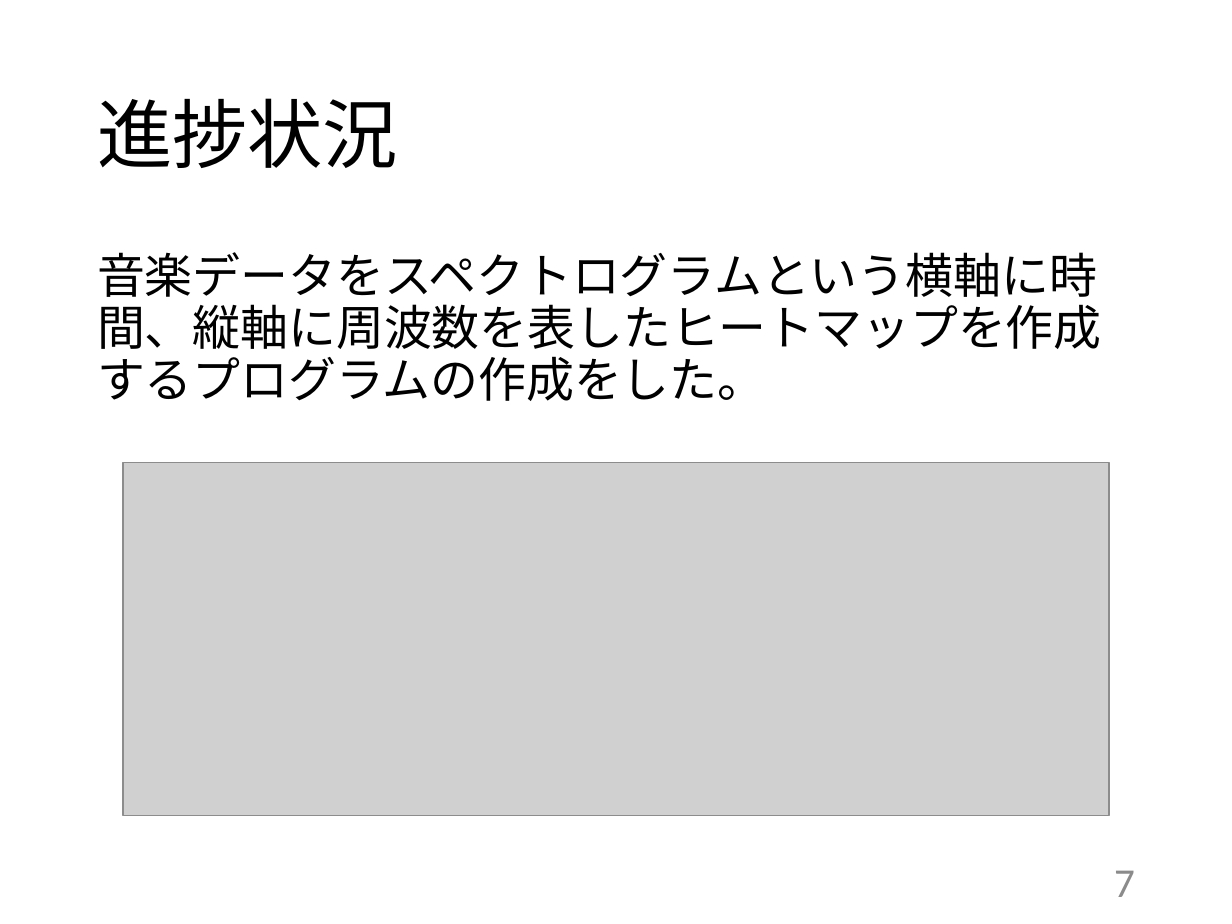
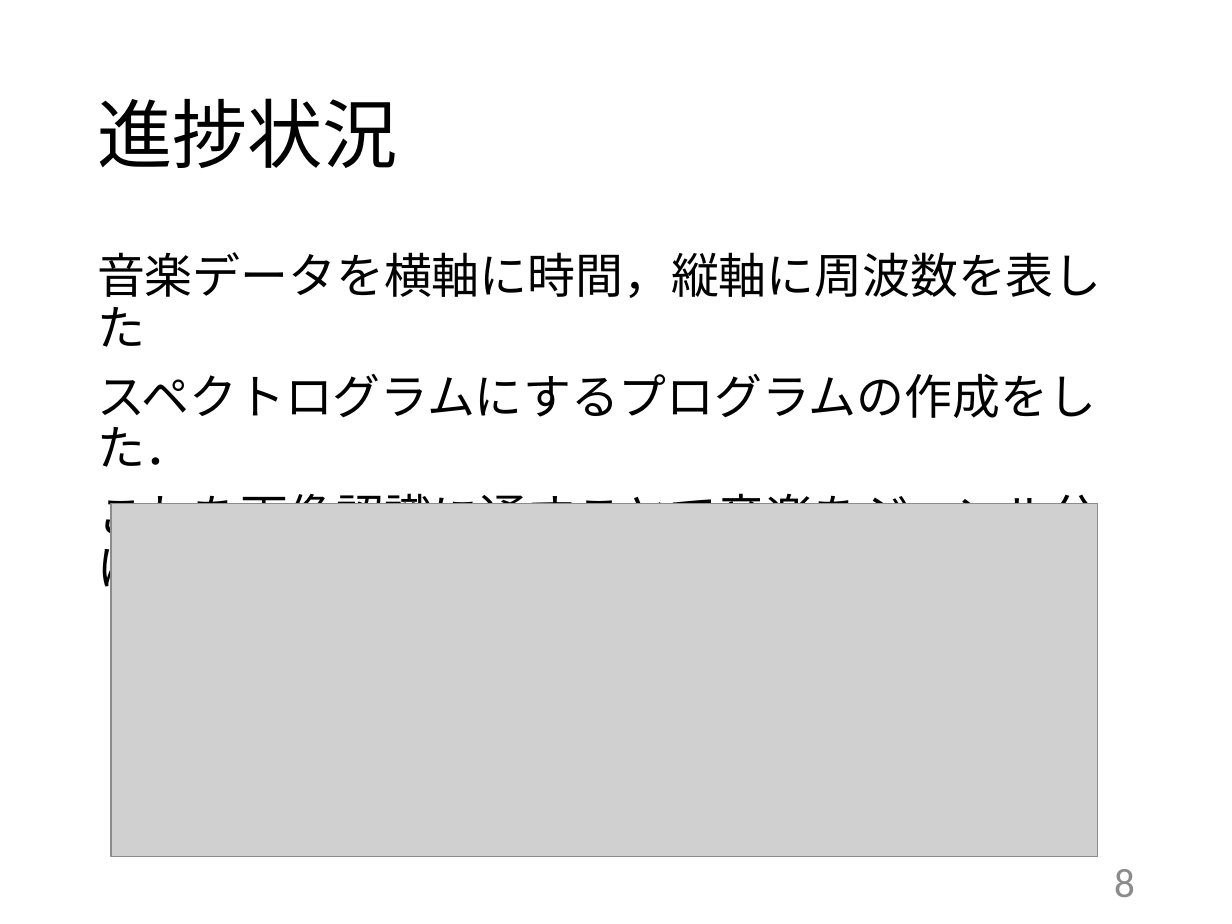
Before and after one commit to kait-takanolab/1821144-yoshii-thesis, a slide deck: slide 8 of 学部_中間発表_1821144.pptx (slide 7 before the commit). Drawn at 1232x924 pixels with LibreOffice and Linux fonts; fonts in the diff are those of the drawing; grey boxes stand for pictures. Boxes give left, top, right and bottom in pixels: in the first picture for what was removed or moved away, otherwise in the second. Text is boxed around its words. In the diff, an @@ line names an element or a change of style, - is before the commit and + after.

Commit message:
Update 学部_中間発表_1821144.pptx
修正しました

```diff
--- a/学部_中間発表_1821144.pptx
+++ b/学部_中間発表_1821144.pptx
@@ text at [97,252,1102,598]: text changed @@
-音楽データをスペクトログラムという横軸に時間、縦軸に周波数を表したヒートマップを作成するプログラムの作成をした。
+音楽データを横軸に時間，縦軸に周波数を表した
+スペクトログラムにするプログラムの作成をした．
+これを画像認識に通すことで音楽をジャンル分けしようと考えている
@@ picture: place and size @@
-picture at [123,462,1109,814]
+picture at [111,504,1096,856]
@@ page number at [1114,869,1135,897]: text changed @@
-7
+8
```
Also in this commit, not shown: 5 other slides changed.
